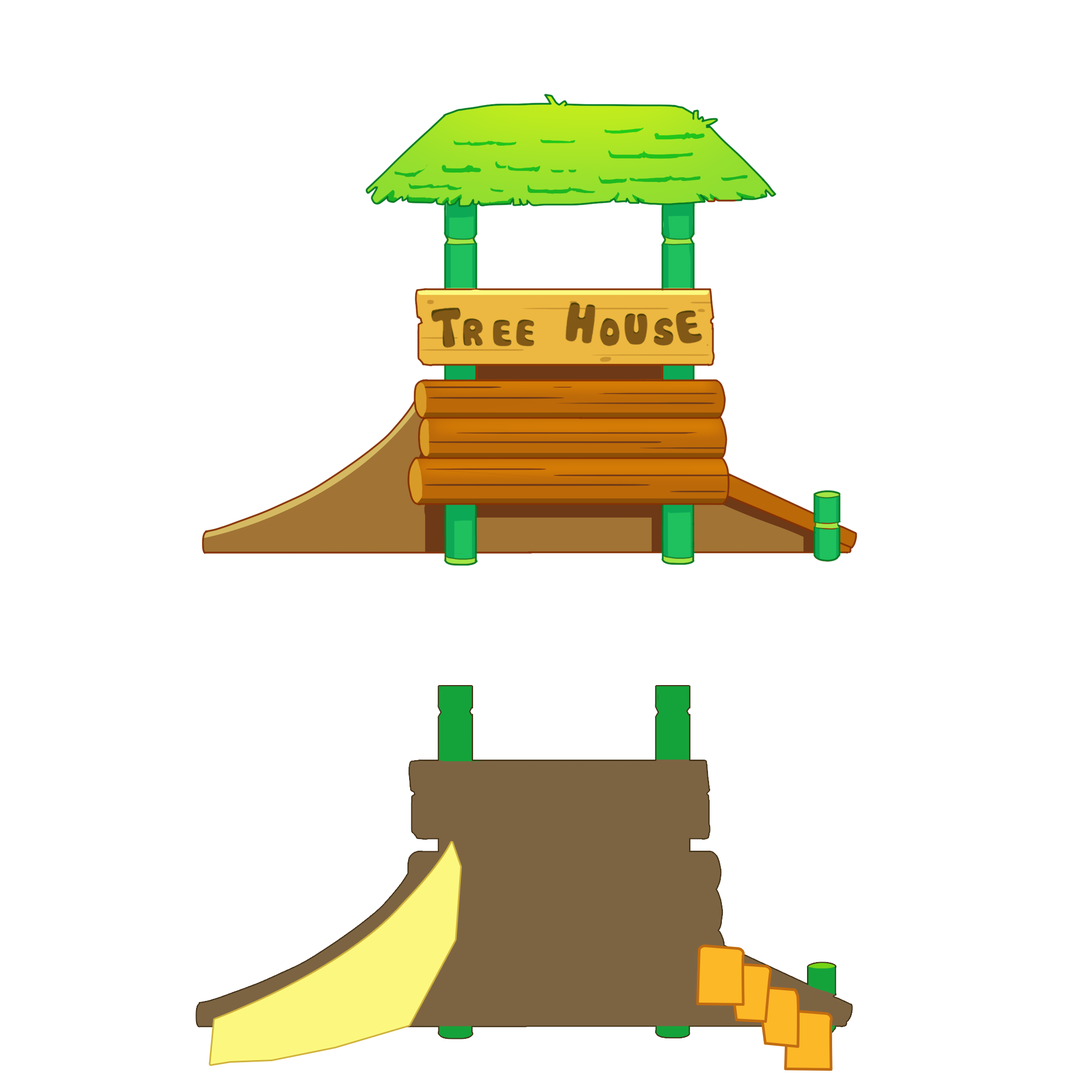
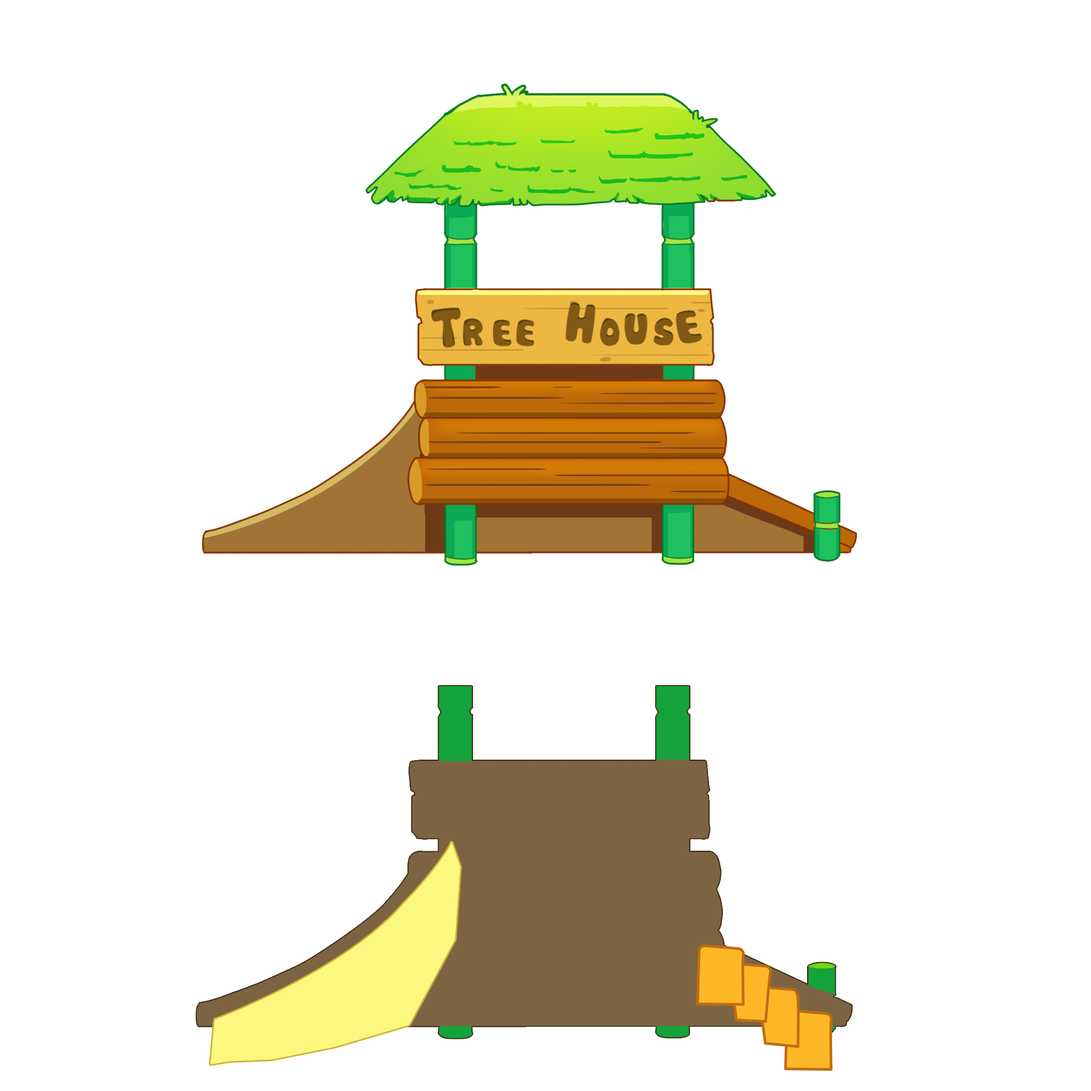
Layer changes from the first 1091 × 1091 image to the second:
painted on "Layer 2" over [443, 83, 694, 117]
added layer "Layer 10" in group "Group 1" over [449, 84, 691, 115]
painted on "Layer 6" over [466, 95, 486, 109]
